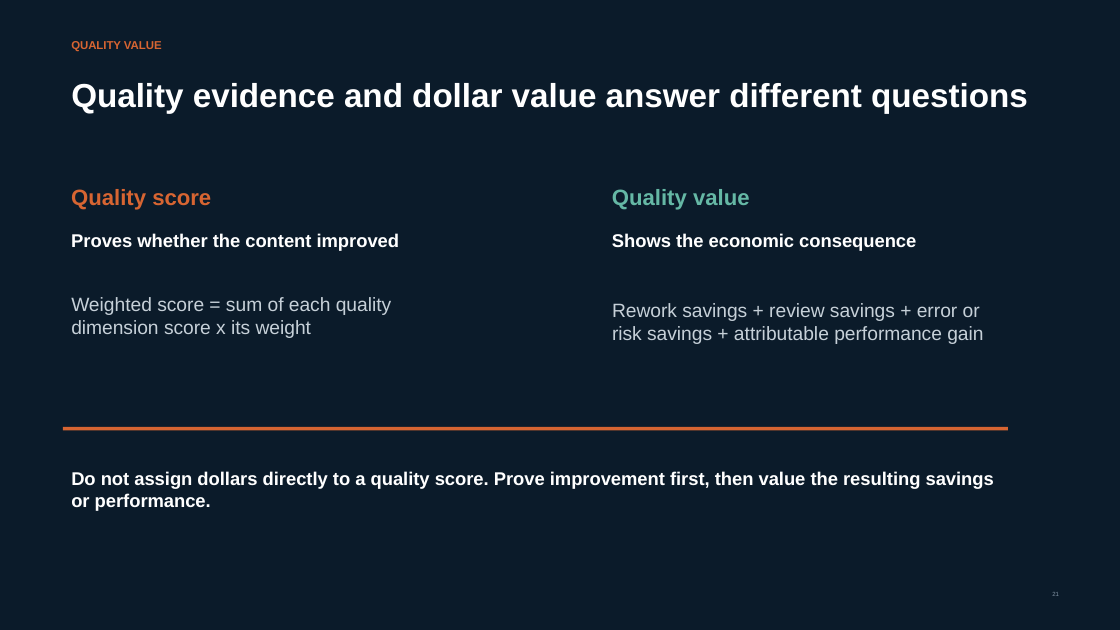
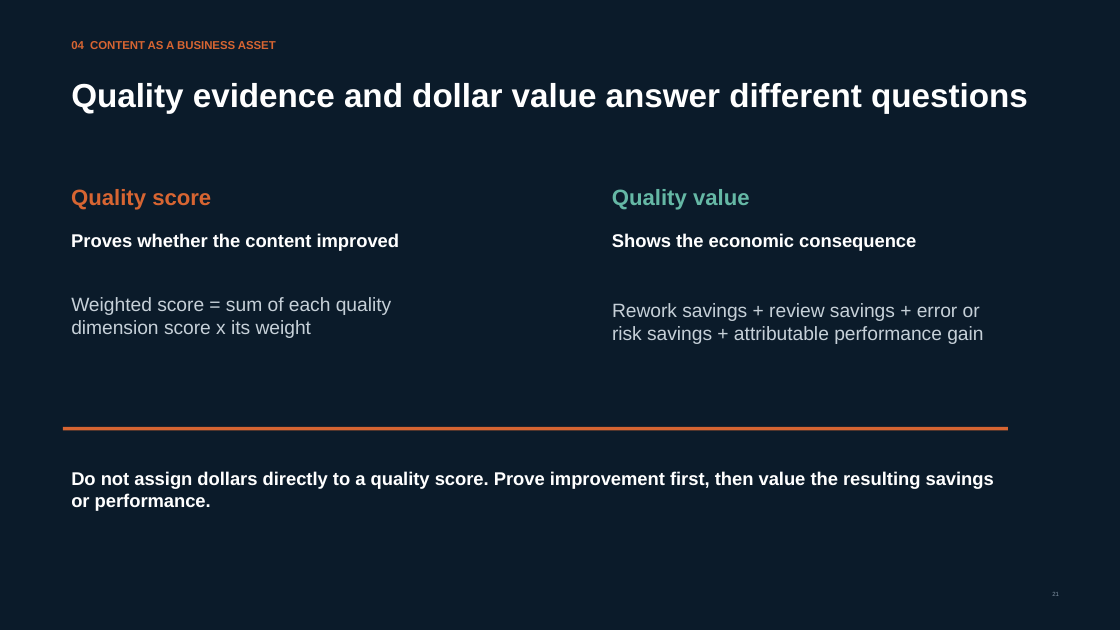
Before and after one commit to sharmiladas/sharmiladas.github.io, a slide deck: slide 21 of downloads/Unified_Content_Strategy_in_Practice.pptx. Drawn at 1120x630 pixels with LibreOffice and Linux fonts; fonts in the diff are those of the drawing. Boxes give left, top, right and bottom in pixels: in the first picture for what was removed or moved away, otherwise in the second. Text is boxed around its words. In the diff, an @@ line names an element or a change of style, - is before the commit and + after.

```diff
--- a/downloads/Unified_Content_Strategy_in_Practice.pptx
+++ b/downloads/Unified_Content_Strategy_in_Practice.pptx
@@ text at box(71, 41, 276, 49): text changed @@
-QUALITY VALUE
+04 CONTENT AS A BUSINESS ASSET
```
Also in this commit, not shown: 25 other slides changed.
